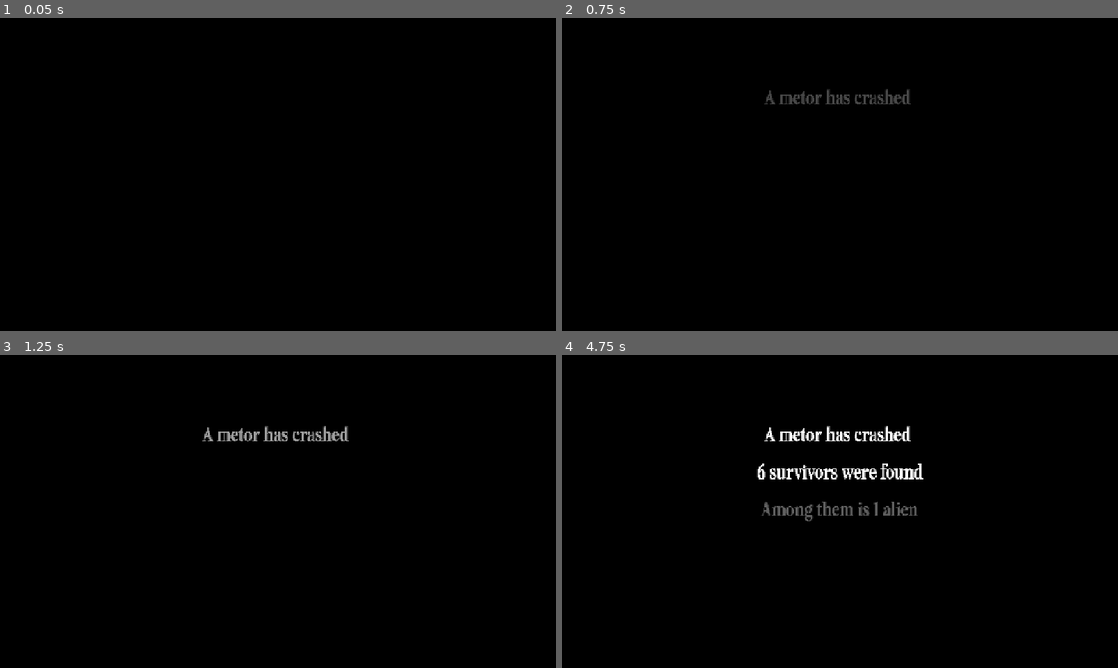
Above: before the commit, frames 1-4 (two rows, left to right).
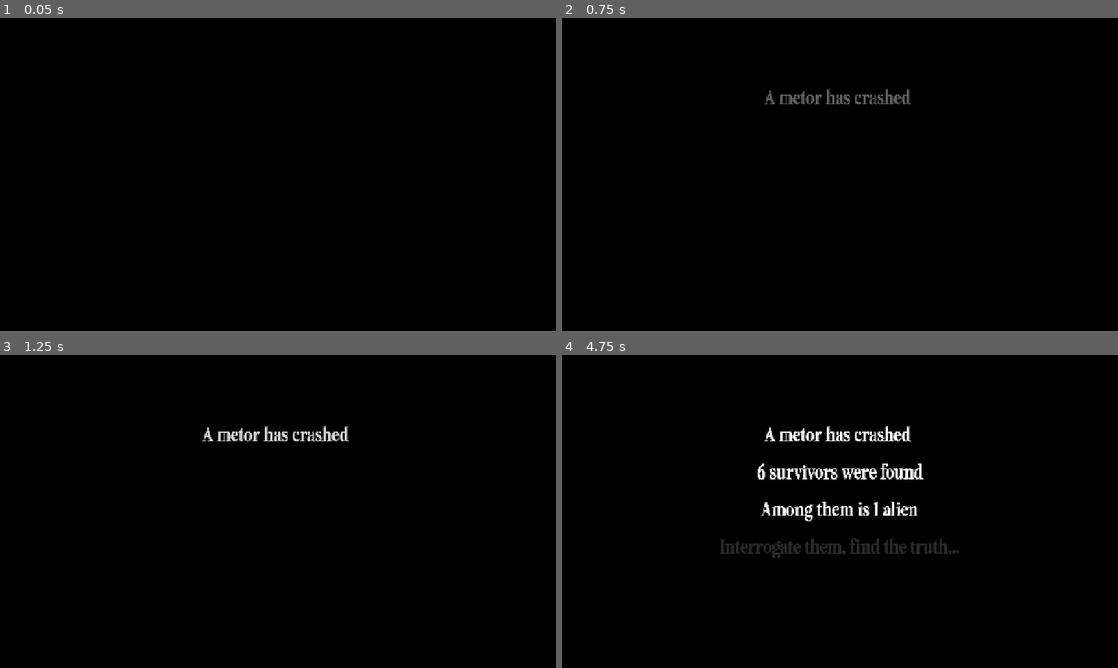
Above: after the commit, the same moments.

Repository: Caz080/AfterFall
Game: Godot game, scene res://Assets/Scenes/intro.tscn
The game is run twice, just before and just after one commit, with the same random seed, the same clock (stepped at 60 frames per second) and the same inputs. This scene is started directly instead of the project's main scene.
Inputs:
- Up to frame 1 (0.05 s): no input
- Up to frame 2 (0.75 s): tap Enter (ui_accept) at 0.5 s; hold Right (move_right) from 0.53 s (still down); hold Space (push_to_talk) from 0.53 s (still down)
- Up to frame 3 (1.25 s): keep holding Right (move_right); keep holding Space (push_to_talk); tap Enter (ui_accept) at 0.77 s
- Up to frame 4 (4.75 s): tap Enter (ui_accept) at 1.25, 1.52, 3.02, 3.77, 4.52 s; release Right (move_right) at 1.28 s; release Space (push_to_talk) at 1.28 s; hold Left (move_left) 1.28-2.03 s; tap Space (push_to_talk) at 1.35, 2.85, 4.35 s; hold Space (push_to_talk) 2.03-2.78 s; hold Right (move_right) 2.03-3.53 s; hold Space (push_to_talk) 3.53-4.28 s; hold Left (move_left) from 3.53 s (still down)

Frame 1 is identical in both runs. In frame 3, 0.4% of the frame differs, in the area x 36-63%, y 22-28%; in frame 4, 1.3%, in the area x 28-72%, y 46-65%.

Commit message:
listening indicator

Diff:
--- a/projectreal/Assets/Scenes/introscenescript.gd
+++ b/projectreal/Assets/Scenes/introscenescript.gd
@@ -7,7 +7,7 @@
 	var text = get_node("CanvasLayer/VBoxContainer")
 
 	text.fade_in_children()
-	await get_tree().create_timer(10.0).timeout
+	await get_tree().create_timer(8.0).timeout
 	fade_in()
 
 	get_tree().change_scene_to_file("res://Assets/Scenes/game.tscn")
--- a/projectreal/Assets/Scenes/introtextanim.gd
+++ b/projectreal/Assets/Scenes/introtextanim.gd
@@ -1,7 +1,7 @@
 extends VBoxContainer
 
-@export var fadeTime := 2
-@export var stagger := 1
+@export var fadeTime := 1.5
+@export var stagger := 0.7
 
 
 func fade_in_children() -> void:
--- a/projectreal/http_manager.gd
+++ b/projectreal/http_manager.gd
@@ -14,6 +14,7 @@
 #
 
 var output_label: RichTextLabel
+
 var cur_char: int
 
 var alien
@@ -49,6 +50,7 @@
 
 func ask_question(prompt: String, charc: int, lbl: RichTextLabel):
 	self.output_label = lbl
+
 	self.cur_char = charc
 
 	var url = "https://generativelanguage.googleapis.com/v1beta/models/gemini-3.5-flash-lite:generateContent"
--- a/projectreal/stt.gd
+++ b/projectreal/stt.gd
@@ -6,6 +6,8 @@
 
 const URL := "https://api.elevenlabs.io/v1/speech-to-text"
 const MODEL_ID := "scribe_v1"
+
+var listeningtxt = "Waiting..."
 
 var secrets = ConfigFile.new()
 var err = secrets.load("res://secrets.cfg")
@@ -29,10 +31,12 @@
 func _input(event: InputEvent) -> void:
 	if event.is_action_pressed("push_to_talk") and not event.is_echo():
 		#print("listening...")
+		listeningtxt = "Listening..."
 		record.set_recording_active(true)
 		get_viewport().set_input_as_handled()
 	elif event.is_action_released("push_to_talk"):
 		#print("stopped listening")
+		listeningtxt = "Waiting..."
 		record.set_recording_active(false)
 		_send_recording(record.get_recording())
 		get_viewport().set_input_as_handled()
--- a/projectreal/submitquestion.gd
+++ b/projectreal/submitquestion.gd
@@ -14,7 +14,8 @@
 
 
 # Called every frame. 'delta' is the elapsed time since the previous frame.
-#func _process(delta: float) -> void:
+func _process(delta: float) -> void:
+	self.text = Stt.listeningtxt
 	#pass
 	#if Input.is_action_pressed("ui_accept"):
 
